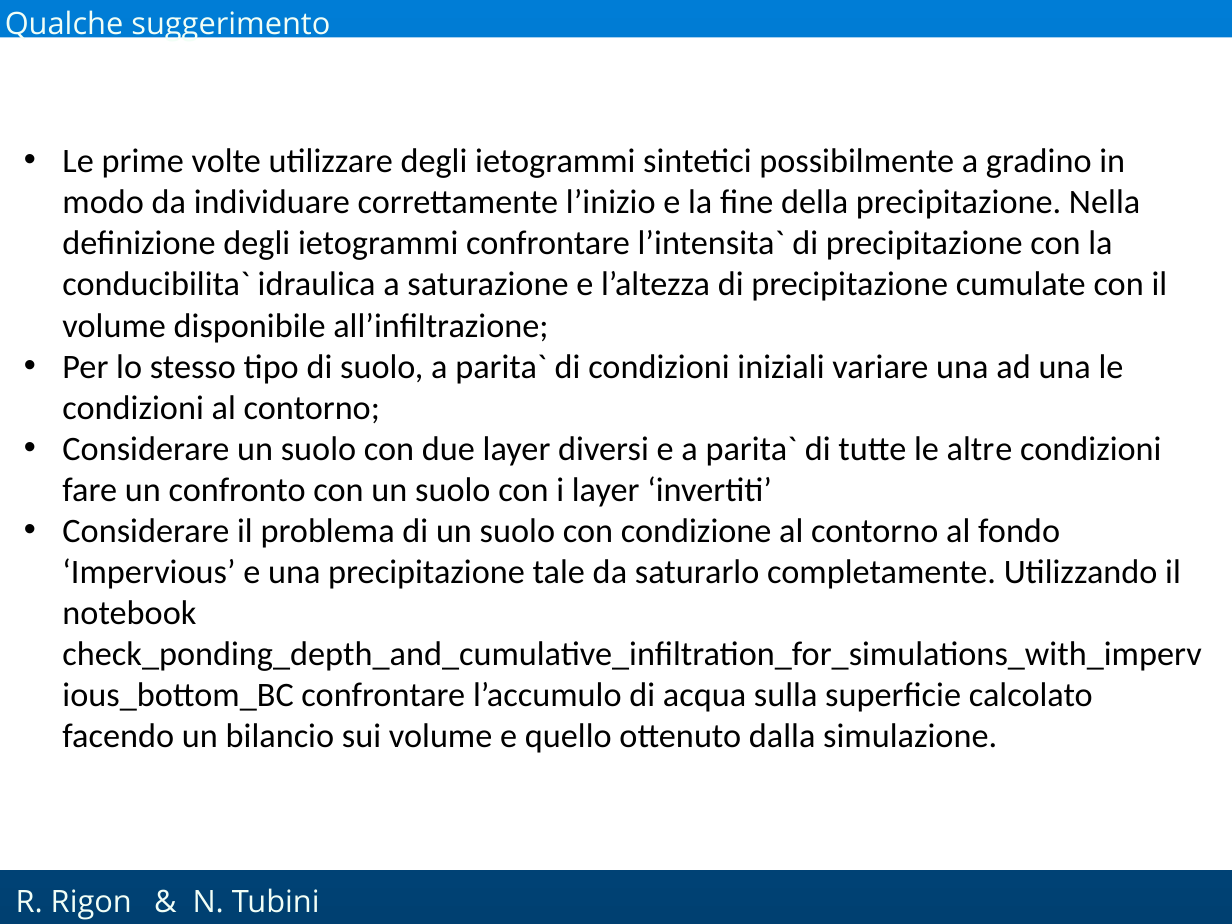
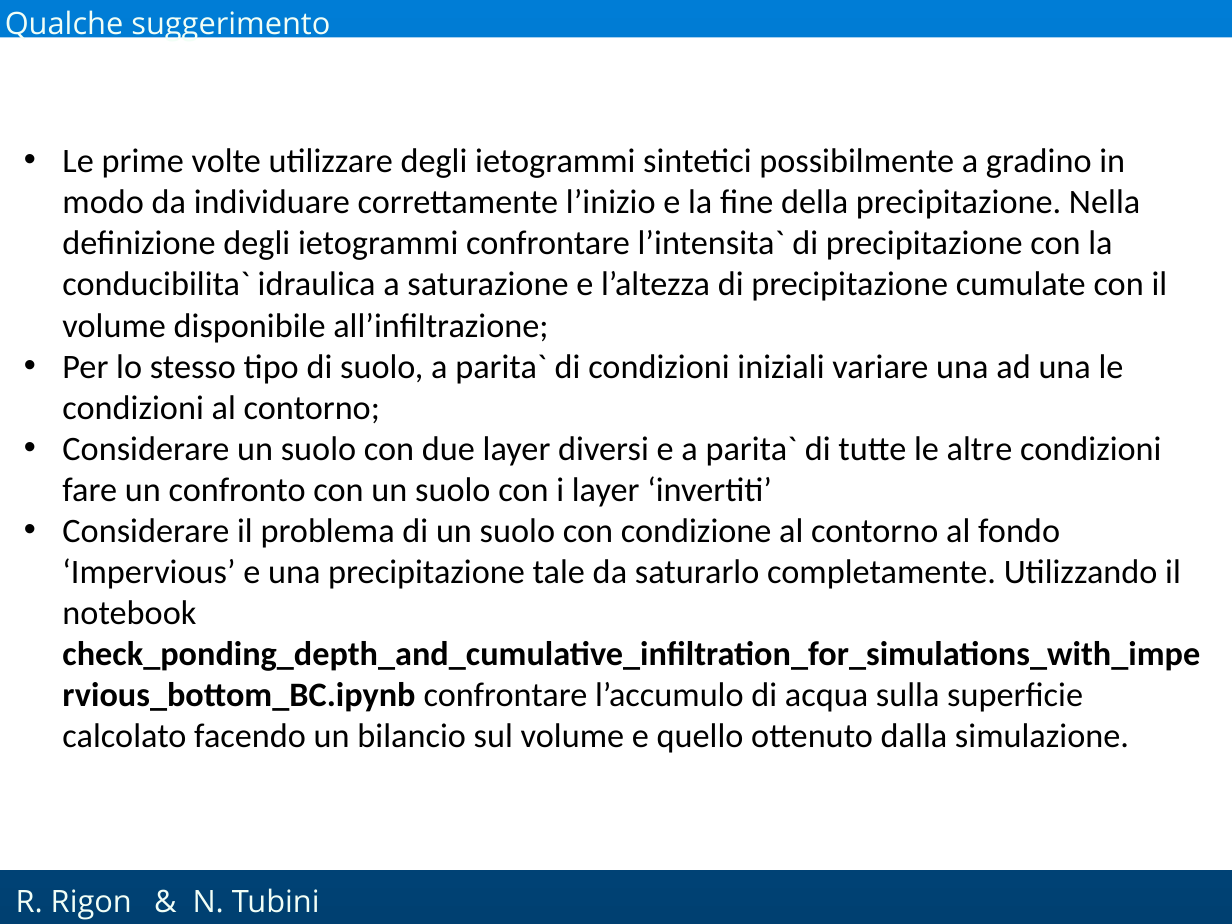
Before and after one commit to GEOframeOMSProjects/OMS_Project_Richards1D, a slide deck: slide 45 of Materials/Richards_English.pptx (slide 44 before the commit). Drawn at 1232x924 pixels with LibreOffice and Linux fonts; fonts in the diff are those of the drawing; background and template pictures are left out. Boxes give left, top, right and bottom in pixels: in the first picture for what was removed or moved away, otherwise in the second. Text is boxed around its words. In the diff, an @@ line names an element or a change of style, - is before the commit and + after.

Commit message:
Added a slide

```diff
--- a/Materials/Richards_English.pptx
+++ b/Materials/Richards_English.pptx
@@ text at <box>62,518,1200,753</box>: text changed @@
-• Considerare il problema di un suolo con condizione al contorno al fondo ‘Impervious’ e una precipitazione tale da saturarlo completamente. Utilizzando il notebook check_ponding_depth_and_cumulative_infiltration_for_simulations_with_impervious_bottom_BC confrontare l’accumulo di acqua sulla superficie calcolato facendo un bilancio sui volume e quello ottenuto dalla simulazione.
+• Considerare il problema di un suolo con condizione al contorno al fondo ‘Impervious’ e una precipitazione tale da saturarlo completamente. Utilizzando il notebook check_ponding_depth_and_cumulative_infiltration_for_simulations_with_impervious_bottom_BC.ipynb confrontare l’accumulo di acqua sulla superficie calcolato facendo un bilancio sul volume e quello ottenuto dalla simulazione.
```
Also in this commit, not shown: 4 other slides changed, 1 slide added.
